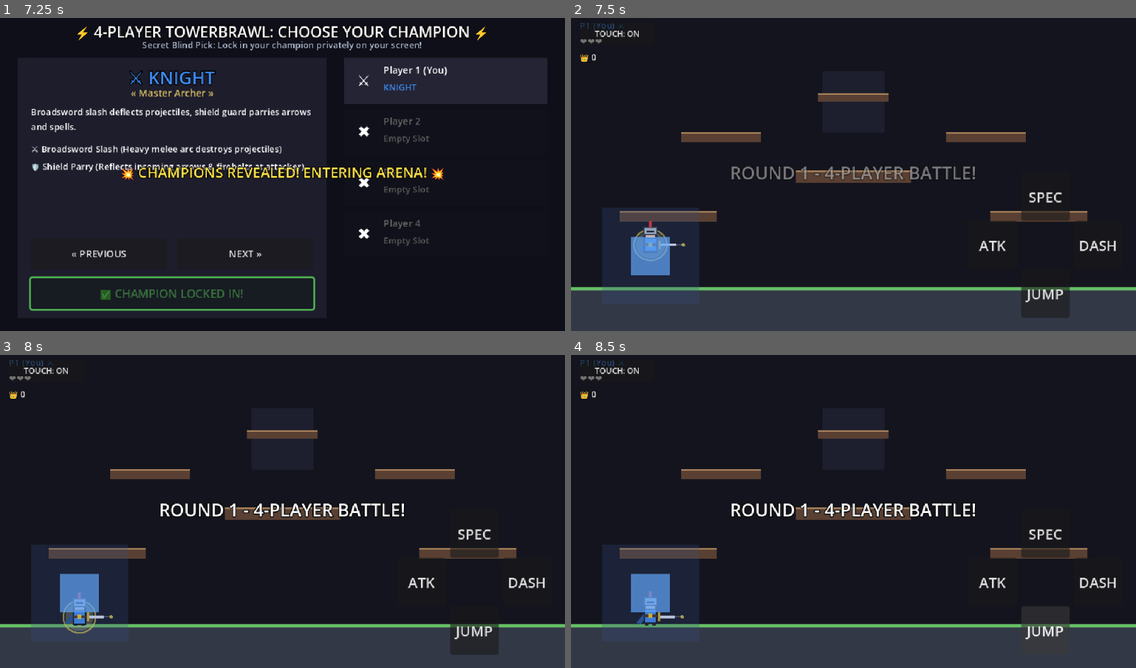
Above: before the commit, frames 1-4 (two rows, left to right).
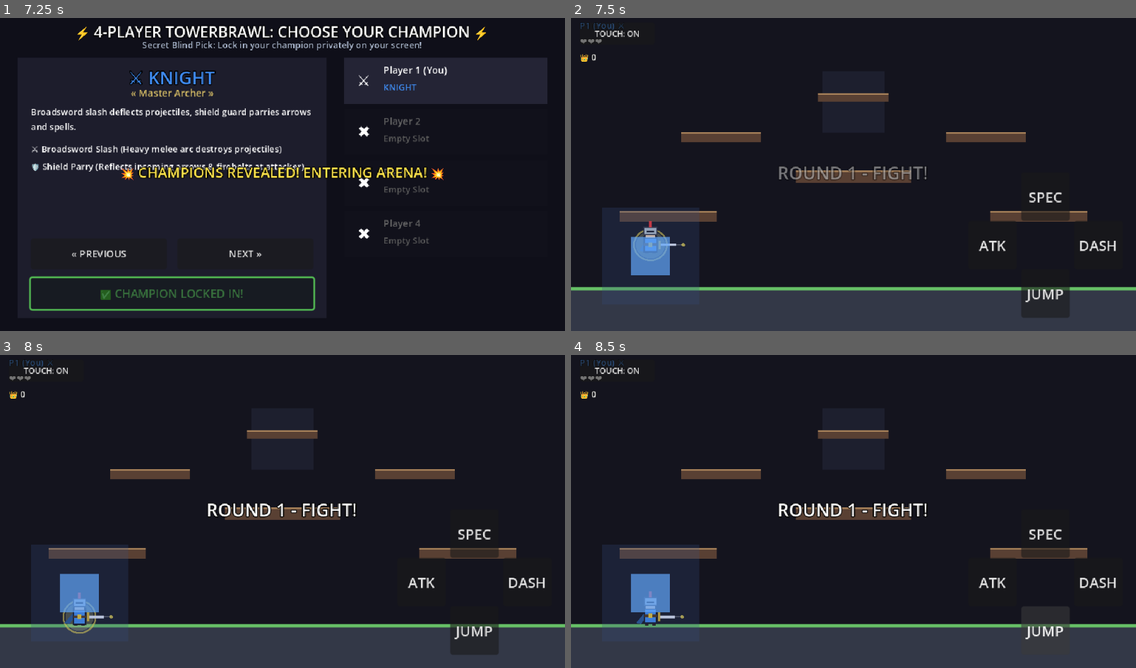
Above: after the commit, the same moments.

Repository: nemr118/tower_brawl
Game: Godot game, scene res://scenes/character_select.tscn
Same seed, same stepped clock (60 frames per second), same inputs: the game is played once before the commit and once after it.
Inputs (mouse positions are in pixels of both pictures, inside the frame that each line leads up to):
- Up to frame 1 (7.25 s): click "NEXT »" at 0.5 s; click "NEXT »" at 1.25 s; click "« PREVIOUS" at 2 s; click "⚡ LOCK IN CHAMPION" at 2.75 s; tap Enter (ui_accept) at 3.5, 3.77, 4.25, 5, 5.75, 6.5, 6.77 s; move the mouse to (406, 155) at 3.52 s; hold Right (ui_right) 3.53-4.25 s; tap R at 3.6, 5.1, 6.6 s; click (406, 155) at 3.67 s; drag from (169, 187) to (254, 237) at 4.27 s; move the mouse to (339, 102) at 5.02 s; hold Left (ui_left) 5.03-5.75 s; drag from (254, 237) to (113, 124) at 5.77 s; move the mouse to (452, 221) at 6.52 s; hold Right (ui_right) from 6.53 s (still down)
- Up to frame 2 (7.5 s): release Right (ui_right) at 7.25 s; tap Enter (ui_accept) at 7.25 s; drag from (684, 124) to (768, 93) at 7.27 s
- Up to frame 3 (8 s): no input
- Up to frame 4 (8.5 s): click "JUMP" at 8 s

Frame 1 is identical in both runs. In frame 2, 0.9% of the frame differs, in the area x 28-72%, y 47-52%; in frame 3, 1.2%; in frame 4, 1.2%.

Commit message:
Consolidate networking into Global autoload singleton to resolve editor caching issues

Diff:
--- a/scripts/arena.gd
+++ b/scripts/arena.gd
@@ -23,9 +23,9 @@
 @onready var touch_controls = $TouchControls
 
 func _ready():
-	NetworkManager.connect("player_hit_event", Callable(self, "_on_network_player_hit"))
-	NetworkManager.connect("round_end_sync", Callable(self, "_on_round_end_sync"))
-	NetworkManager.connect("new_round_sync", Callable(self, "_on_new_round_sync"))
+	Global.connect("net_player_hit", Callable(self, "_on_network_player_hit"))
+	Global.connect("net_round_end", Callable(self, "_on_round_end_sync"))
+	Global.connect("net_new_round", Callable(self, "_on_new_round_sync"))
 	_start_new_match()
 
 func _input(event):
@@ -43,7 +43,7 @@
 	_clear_projectiles()
 
 	if touch_controls:
-		touch_controls.my_input_prefix = "p" + str(NetworkManager.my_player_id) + "_"
+		touch_controls.my_input_prefix = "p" + str(Global.my_player_id) + "_"
 
 	for p_id in Global.player_configs:
 		if Global.player_configs[p_id]["active"]:
@@ -66,7 +66,7 @@
 			player_instances[p_id] = p
 
 	_update_hud()
-	_show_banner("ROUND " + str(current_round) + " - 4-PLAYER BATTLE!", 1.5)
+	_show_banner("ROUND " + str(current_round) + " - FIGHT!", 1.5)
 
 func _clear_projectiles():
 	for p in get_tree().get_nodes_in_group("projectiles"):
@@ -113,8 +113,7 @@
 			Global.player_scores[winner_id] += 1
 			_update_hud()
 
-			# Broadcast authoritative round end to all 4 players
-			NetworkManager.send_data({
+			Global.send_net_data({
 				"type": "round_end",
 				"winner": winner_id,
 				"scores": Global.player_scores,
@@ -136,7 +135,7 @@
 
 func _display_round_winner(winner_id: int):
 	var winner_class = Global.CLASS_INFO[Global.player_configs[winner_id]["class"]]["name"]
-	var is_me = (winner_id == NetworkManager.my_player_id)
+	var is_me = (winner_id == Global.my_player_id)
 
 	if Global.player_scores[winner_id] >= Global.match_score_limit:
 		var txt = "👑 " + ("YOU WON THE MATCH!" if is_me else "PLAYER " + str(winner_id) + " (" + winner_class + ") WINS THE MATCH!") + " 👑"
@@ -183,7 +182,7 @@
 	var stock_lbl = panel.get_node("StockLabel")
 	var score_lbl = panel.get_node("ScoreLabel")
 
-	name_lbl.text = "P" + str(p_id) + (" (You)" if p_id == NetworkManager.my_player_id else "") + " " + c_info["icon"]
+	name_lbl.text = "P" + str(p_id) + (" (You)" if p_id == Global.my_player_id else "") + " " + c_info["icon"]
 	name_lbl.modulate = c_info["color"]
 
 	var stocks = player_stocks.get(p_id, Global.max_stocks)
--- a/scripts/character_select.gd
+++ b/scripts/character_select.gd
@@ -49,14 +49,14 @@
 }
 
 func _ready():
-	local_player_id = NetworkManager.my_player_id
-	active_player_ids = NetworkManager.active_players.duplicate()
-	locked_players = NetworkManager.locked_opponents.duplicate()
-
-	NetworkManager.connect("connected_to_server", Callable(self, "_on_connected_to_server"))
-	NetworkManager.connect("player_joined_room", Callable(self, "_on_player_joined"))
-	NetworkManager.connect("player_left_room", Callable(self, "_on_player_left"))
-	NetworkManager.connect("opponent_locked_in", Callable(self, "_on_opponent_locked_in"))
+	local_player_id = Global.my_player_id
+	active_player_ids = Global.active_players.duplicate()
+	locked_players = Global.locked_opponents.duplicate()
+
+	Global.connect("net_connected", Callable(self, "_on_connected_to_server"))
+	Global.connect("net_player_joined", Callable(self, "_on_player_joined"))
+	Global.connect("net_player_left", Callable(self, "_on_player_left"))
+	Global.connect("net_opponent_locked_in", Callable(self, "_on_opponent_locked_in"))
 
 	_sync_global_configs()
 	_update_showcase()
@@ -145,7 +145,7 @@
 	lock_btn.disabled = true
 	lock_btn.modulate = Color(0.4, 0.9, 0.4)
 
-	NetworkManager.send_data({
+	Global.send_net_data({
 		"type": "lock_in",
 		"class": chosen_class
 	})
--- a/scripts/global.gd
+++ b/scripts/global.gd
@@ -1,6 +1,17 @@
 extends Node
 
-## Global Game Configuration and Class Definitions for 4-Player Battle Royale
+## Global Game Manager & WebSocket Network Engine
+## Central singleton for 4-Player Battle Royale, state sync, and class definitions.
+
+signal net_connected(player_id)
+signal net_player_joined(player_id, active_players)
+signal net_player_left(player_id, active_players)
+signal net_opponent_locked_in(player_id, class_type)
+signal net_player_state_received(player_id, data)
+signal net_projectile_spawned(data)
+signal net_player_hit(killer_id, victim_id)
+signal net_round_end(winner_id, p1_score, p2_score, round_num)
+signal net_new_round(round_num)
 
 enum ClassType {
 	RANGER,
@@ -14,28 +25,28 @@
 		"name": "Ranger",
 		"title": "Master Archer",
 		"icon": "🏹",
-		"color": Color(0.2, 0.75, 0.35), # Emerald Green
+		"color": Color(0.2, 0.75, 0.35),
 		"desc": "Precision multi-directional arrows, projectile catching, and recoil backflip shot."
 	},
 	ClassType.KNIGHT: {
 		"name": "Knight",
 		"title": "Iron Juggernaut",
 		"icon": "⚔️",
-		"color": Color(0.25, 0.55, 0.95), # Azure Blue
+		"color": Color(0.25, 0.55, 0.95),
 		"desc": "Broadsword slash deflects projectiles, shield guard parries arrows and spells."
 	},
 	ClassType.MAGE: {
 		"name": "Mage",
 		"title": "Pyromancer",
 		"icon": "🔮",
-		"color": Color(0.95, 0.55, 0.15), # Amber Flame
+		"color": Color(0.95, 0.55, 0.15),
 		"desc": "Explosive firebolts that regenerate over time, and instantaneous void blink teleport."
 	},
 	ClassType.ROGUE: {
 		"name": "Rogue",
 		"title": "Shadow Assassin",
 		"icon": "🗡️",
-		"color": Color(0.75, 0.3, 0.95), # Amethyst Purple
+		"color": Color(0.75, 0.3, 0.95),
 		"desc": "Rapid throwing kunais, shadow dash ambushes through enemies."
 	}
 }
@@ -57,5 +68,144 @@
 var max_stocks: int = 3
 var match_score_limit: int = 5
 
+# --- REAL-TIME WEBSOCKET RELAY ---
+var ws: WebSocketPeer = WebSocketPeer.new()
+var is_connected: bool = false
+var my_player_id: int = 1
+var server_url: String = ""
+var active_players: Array[int] = [1]
+var locked_opponents: Dictionary = {}
+
+func _ready():
+	_determine_url_and_connect()
+
+func _determine_url_and_connect():
+	var host = "127.0.0.1"
+	var is_ssl = false
+	if OS.has_feature("web"):
+		var js_host = JavaScriptBridge.eval("window.location.hostname", true)
+		if js_host and str(js_host) != "":
+			host = str(js_host)
+		var js_proto = JavaScriptBridge.eval("window.location.protocol", true)
+		if str(js_proto) == "https:":
+			is_ssl = true
+	else:
+		host = "127.0.0.1"
+
+	if is_ssl:
+		server_url = "wss://" + str(host) + ":8444"
+	else:
+		server_url = "ws://" + str(host) + ":8081"
+
+	print("🔌 [Global] Connecting to WebSocket Relay: ", server_url)
+	var err = ws.connect_to_url(server_url)
+	if err != OK:
+		print("⚠️ [Global] WebSocket connect error: ", err)
+
+func _process(_delta):
+	ws.poll()
+	var state = ws.get_ready_state()
+
+	if state == WebSocketPeer.STATE_OPEN:
+		if not is_connected:
+			is_connected = true
+			print("✅ [Global] Connected to TowerBrawl Relay Server!")
+
+		while ws.get_available_packet_count() > 0:
+			var pkt = ws.get_packet()
+			var msg = pkt.get_string_from_utf8()
+			_handle_net_packet(msg)
+
+	elif state == WebSocketPeer.STATE_CLOSED:
+		if is_connected:
+			is_connected = false
+			print("❌ [Global] Disconnected from Relay Server. Reconnecting in 1.5s...")
+			await get_tree().create_timer(1.5).timeout
+			_determine_url_and_connect()
+
+func send_net_data(dict: Dictionary):
+	if ws.get_ready_state() == WebSocketPeer.STATE_OPEN:
+		dict["sender"] = my_player_id
+		var json_str = JSON.stringify(dict)
+		ws.send_text(json_str)
+
+func _handle_net_packet(msg_str: String):
+	var data = JSON.parse_string(msg_str)
+	if not data or typeof(data) != TYPE_DICTIONARY:
+		return
+
+	var type = data.get("type", "")
+
+	if type == "assign_id":
+		my_player_id = int(data.get("id", 1))
+		print("🎮 [Global] Assigned Player ID: ", my_player_id)
+
+		active_players.clear()
+		for x in data.get("active_players", [1]):
+			active_players.append(int(x))
+		if not active_players.has(my_player_id):
+			active_players.append(my_player_id)
+
+		emit_signal("net_connected", my_player_id)
+		emit_signal("net_player_joined", my_player_id, active_players)
+
+		var locked_map = data.get("locked_players", {})
+		for p_str in locked_map:
+			var p_id = int(p_str)
+			var c_type = int(locked_map[p_str])
+			locked_opponents[p_id] = c_type
+			if p_id != my_player_id:
+				emit_signal("net_opponent_locked_in", p_id, c_type)
+
+	elif type == "player_joined":
+		var p_id = int(data.get("id", 1))
+		active_players.clear()
+		for x in data.get("active_players", []):
+			active_players.append(int(x))
+		if not active_players.has(p_id):
+			active_players.append(p_id)
+		emit_signal("net_player_joined", p_id, active_players)
+
+	elif type == "player_left":
+		var p_id = int(data.get("id", 1))
+		active_players.clear()
+		for x in data.get("active_players", []):
+			active_players.append(int(x))
+		if locked_opponents.has(p_id):
+			locked_opponents.erase(p_id)
+		emit_signal("net_player_left", p_id, active_players)
+
+	elif type == "lock_in":
+		var p_id = int(data.get("sender", 1))
+		var c_type = int(data.get("class", 0))
+		locked_opponents[p_id] = c_type
+		emit_signal("net_opponent_locked_in", p_id, c_type)
+
+	elif type == "sync_pos":
+		var p_id = int(data.get("sender", 1))
+		if p_id != my_player_id:
+			emit_signal("net_player_state_received", p_id, data)
+
+	elif type == "spawn_projectile":
+		var p_id = int(data.get("sender", 1))
+		if p_id != my_player_id:
+			emit_signal("net_projectile_spawned", data)
+
+	elif type == "player_hit":
+		var killer = int(data.get("killer", 1))
+		var victim = int(data.get("victim", 1))
+		emit_signal("net_player_hit", killer, victim)
+
+	elif type == "round_end":
+		var winner = int(data.get("winner", 1))
+		var s1 = int(data.get("p1_score", 0))
+		var s2 = int(data.get("p2_score", 0))
+		var r_num = int(data.get("round", 1))
+		emit_signal("net_round_end", winner, s1, s2, r_num)
+
+	elif type == "new_round":
+		var r_num = int(data.get("round", 1))
+		emit_signal("net_new_round", r_num)
+
 func reset_scores():
 	player_scores = {1: 0, 2: 0, 3: 0, 4: 0}
--- a/scripts/player.gd
+++ b/scripts/player.gd
@@ -63,11 +63,11 @@
 
 func _ready():
 	add_to_group("players")
-	is_local_player = (player_id == NetworkManager.my_player_id)
+	is_local_player = (player_id == Global.my_player_id)
 
 	if not is_local_player:
-		NetworkManager.connect("player_state_received", Callable(self, "_on_player_state_received"))
-		NetworkManager.connect("projectile_spawned", Callable(self, "_on_remote_projectile"))
+		Global.connect("net_player_state_received", Callable(self, "_on_player_state_received"))
+		Global.connect("net_projectile_spawned", Callable(self, "_on_remote_projectile"))
 
 	_apply_class_defaults()
 	melee_area.monitoring = false
@@ -92,7 +92,7 @@
 
 	anim_time += delta * 12.0
 
-	# Timers tick down for BOTH Local and Remote players so spawn shields NEVER get stuck!
+	# Timers tick down for BOTH Local and Remote players
 	if spawn_invuln_timer > 0.0:
 		spawn_invuln_timer -= delta
 	if shield_timer > 0.0:
@@ -206,7 +206,7 @@
 	sync_timer += delta
 	if sync_timer >= 0.033:
 		sync_timer = 0.0
-		NetworkManager.send_data({
+		Global.send_net_data({
 			"type": "sync_pos",
 			"x": global_position.x,
 			"y": global_position.y,
@@ -267,7 +267,7 @@
 				get_parent().add_child(arrow)
 				arrow.init(player_id, spawn_pos, aim_dir)
 				_squash_and_stretch(0.85, 1.15)
-				NetworkManager.send_data({
+				Global.send_net_data({
 					"type": "spawn_projectile",
 					"weapon": "arrow",
 					"pos_x": spawn_pos.x,
@@ -287,7 +287,7 @@
 				get_parent().add_child(bolt)
 				bolt.init(player_id, spawn_pos, aim_dir)
 				_squash_and_stretch(0.8, 1.2)
-				NetworkManager.send_data({
+				Global.send_net_data({
 					"type": "spawn_projectile",
 					"weapon": "firebolt",
 					"pos_x": spawn_pos.x,
@@ -303,7 +303,7 @@
 				var kunai = KunaiScene.instantiate()
 				get_parent().add_child(kunai)
 				kunai.init(player_id, spawn_pos, aim_dir)
-				NetworkManager.send_data({
+				Global.send_net_data({
 					"type": "spawn_projectile",
 					"weapon": "kunai",
 					"pos_x": spawn_pos.x,
@@ -323,7 +323,7 @@
 				arrow.init(player_id, global_position + aim_dir * 18.0, aim_dir)
 				velocity = -aim_dir * 310.0 + Vector2.UP * 160.0
 				_squash_and_stretch(0.7, 1.3)
-				NetworkManager.send_data({
+				Global.send_net_data({
 					"type": "spawn_projectile",
 					"weapon": "arrow",
 					"pos_x": global_position.x + aim_dir.x * 18.0,
@@ -402,9 +402,8 @@
 	collision_shape.set_deferred("disabled", true)
 	emit_signal("player_died", killer_id, player_id)
 
-	# If this is the local client who was hit, broadcast death packet
 	if is_local_player:
-		NetworkManager.send_data({
+		Global.send_net_data({
 			"type": "player_hit",
 			"killer": killer_id,
 			"victim": player_id
Not shown, changed: build/web/index.html
Not shown, changed: build/web/index.pck
